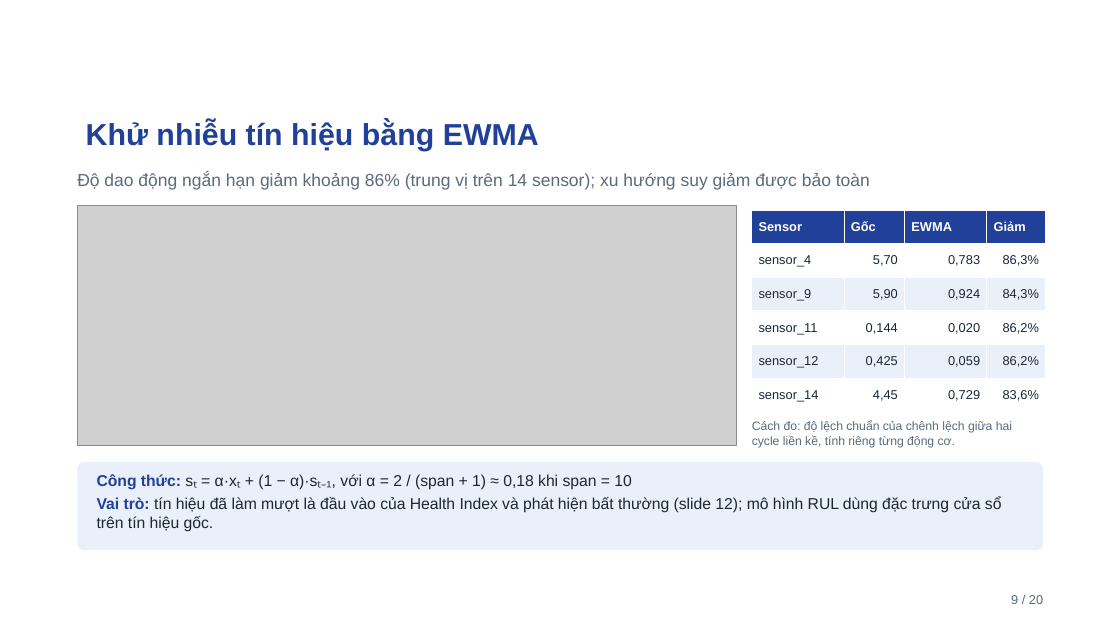
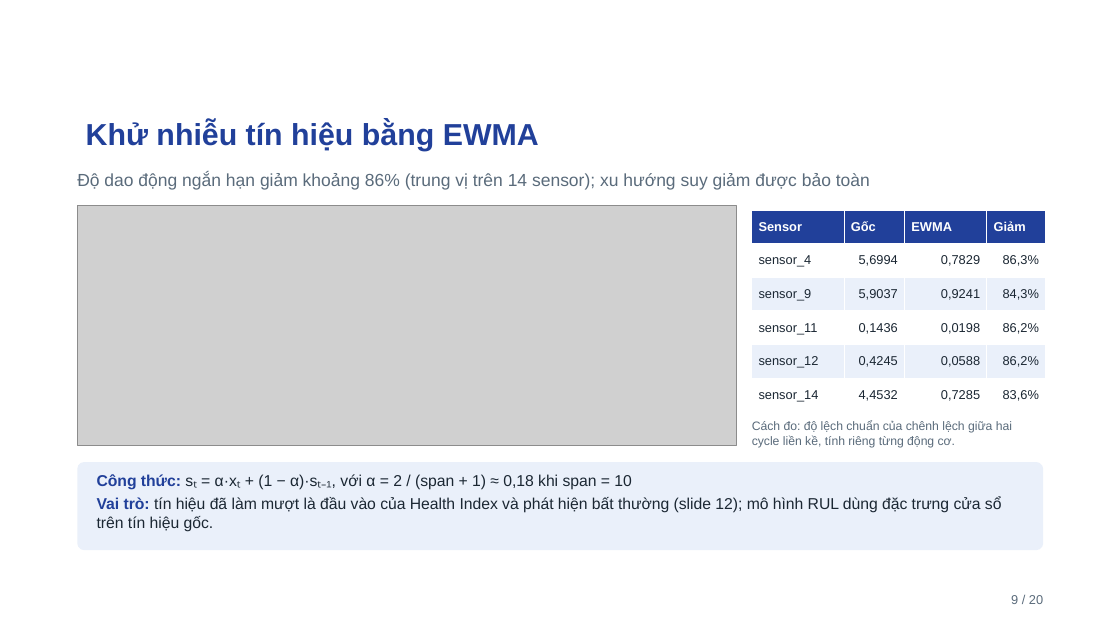
Before and after one commit to ti014/tinasa-cmapss-rul-prediction, a slide deck: slide 9 of slides/cmapss_fd001_presentation.pptx. Drawn at 1120x630 pixels with LibreOffice and Linux fonts; fonts in the diff are those of the drawing; grey boxes stand for pictures; background and template pictures are left out. Boxes give left, top, right and bottom in pixels: in the first picture for what was removed or moved away, otherwise in the second. Text is boxed around its words. In the diff, an @@ line names an element or a change of style, - is before the commit and + after.

```diff
--- a/slides/cmapss_fd001_presentation.pptx
+++ b/slides/cmapss_fd001_presentation.pptx
@@ table at box(752, 210, 1046, 412) @@
-row 2, column 2: 5,70
+row 2, column 2: 5,6994
-row 2, column 3: 0,783
+row 2, column 3: 0,7829
-row 3, column 2: 5,90
+row 3, column 2: 5,9037
-row 3, column 3: 0,924
+row 3, column 3: 0,9241
-row 4, column 2: 0,144
+row 4, column 2: 0,1436
-row 4, column 3: 0,020
+row 4, column 3: 0,0198
-row 5, column 2: 0,425
+row 5, column 2: 0,4245
-row 5, column 3: 0,059
+row 5, column 3: 0,0588
-row 6, column 2: 4,45
+row 6, column 2: 4,4532
-row 6, column 3: 0,729
+row 6, column 3: 0,7285
```
Also in this commit, not shown: 6 other slides changed, 4 other files.
